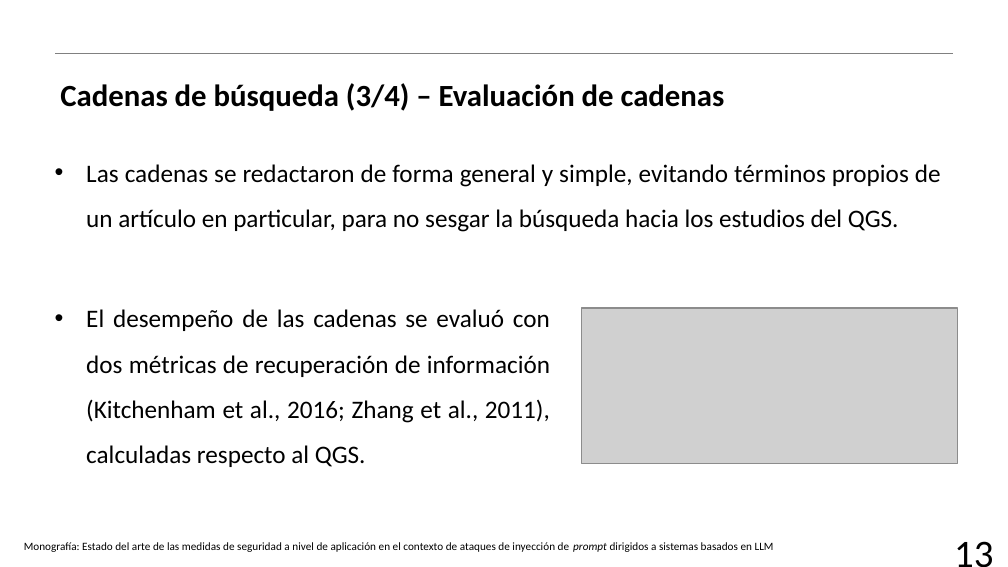
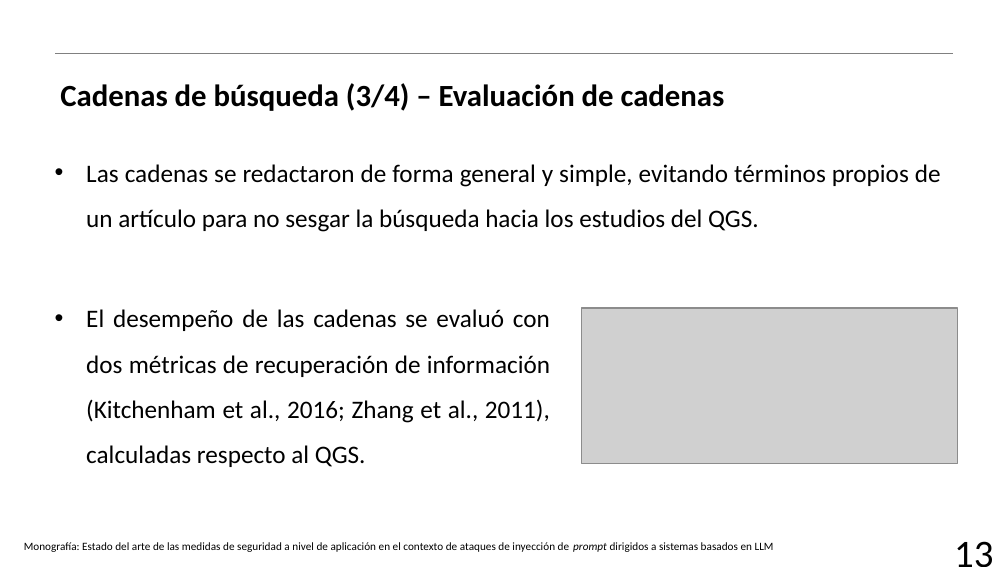
Before and after one commit to AJRx26/semestreVII, a slide deck: slide 16 of proyectoguiado/protocoloRSL/18(RSL1)_NunezSanchezAbraham.pptx (slide 14 before the commit). Drawn at 1008x567 pixels with LibreOffice and Linux fonts; fonts in the diff are those of the drawing; grey boxes stand for pictures; background and template pictures are left out. Boxes give left, top, right and bottom in pixels: in the first picture for what was removed or moved away, otherwise in the second. Text is boxed around its words. In the diff, an @@ line names an element or a change of style, - is before the commit and + after.

```diff
--- a/proyectoguiado/protocoloRSL/18(RSL1)_NunezSanchezAbraham.pptx
+++ b/proyectoguiado/protocoloRSL/18(RSL1)_NunezSanchezAbraham.pptx
@@ text at <box>86,164,941,232</box>: text changed @@
-• Las cadenas se redactaron de forma general y simple, evitando términos propios de un artículo en particular, para no sesgar la búsqueda hacia los estudios del QGS.
+• Las cadenas se redactaron de forma general y simple, evitando términos propios de un artículo para no sesgar la búsqueda hacia los estudios del QGS.
```
Also in this commit, not shown: 14 other slides changed, 2 slides added, 7 other files.
